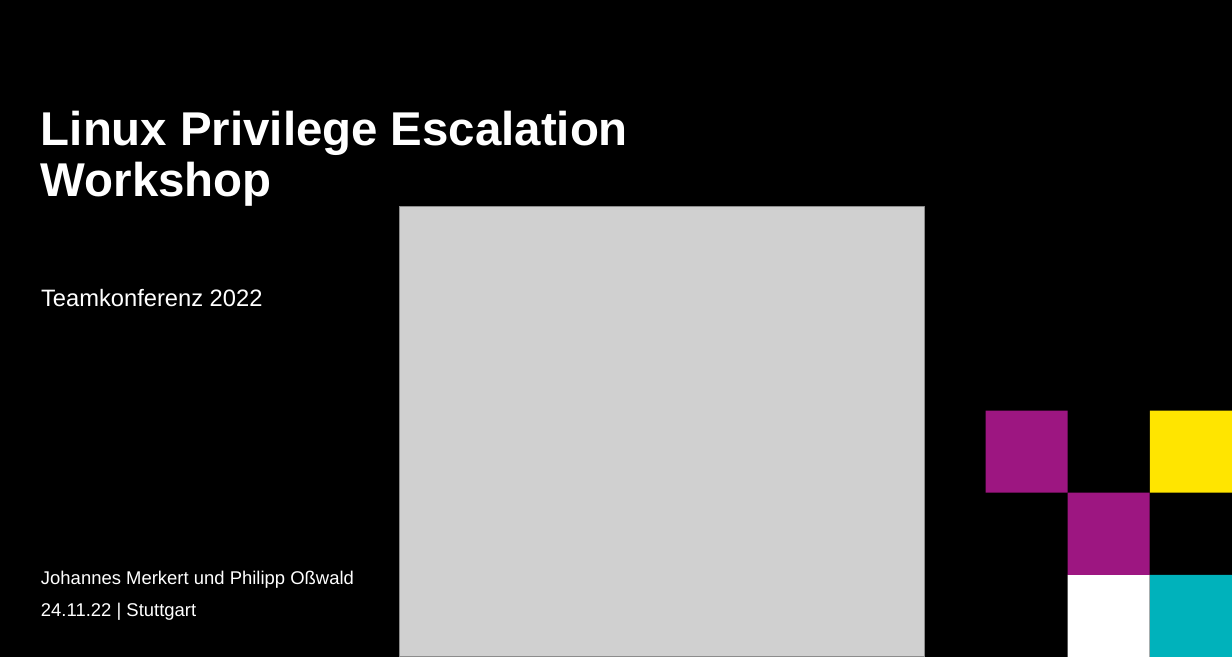
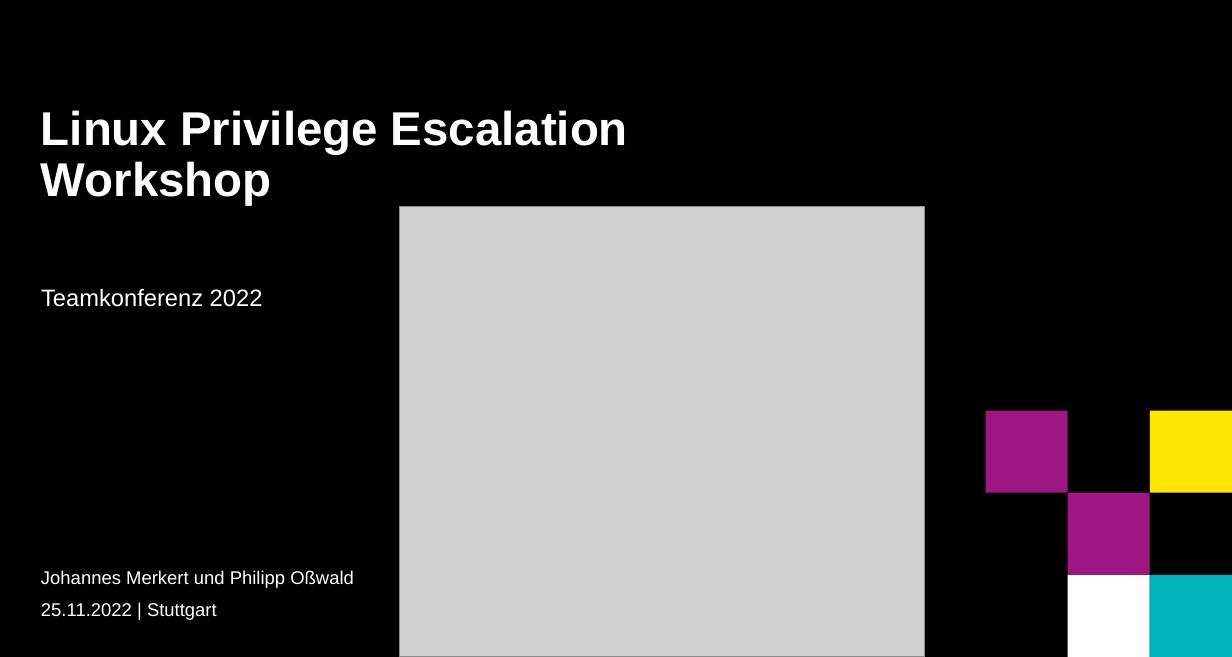
Before and after one commit to hueami/lpe_workshop, a slide deck: slide 1 of Powerpoint.pptx. Drawn at 1232x657 pixels with LibreOffice and Linux fonts; fonts in the diff are those of the drawing; grey boxes stand for pictures; background and template pictures are left out. Boxes give left, top, right and bottom in pixels: in the first picture for what was removed or moved away, otherwise in the second. Text is boxed around its words. In the diff, an @@ line names an element or a change of style, - is before the commit and + after.

```diff
--- a/Powerpoint.pptx
+++ b/Powerpoint.pptx
@@ text at (41, 603, 217, 620): text changed @@
-24.11.22 | Stuttgart
+25.11.2022 | Stuttgart
```
Also in this commit, not shown: 12 other slides changed, 2 slides added, 1 slide removed.
